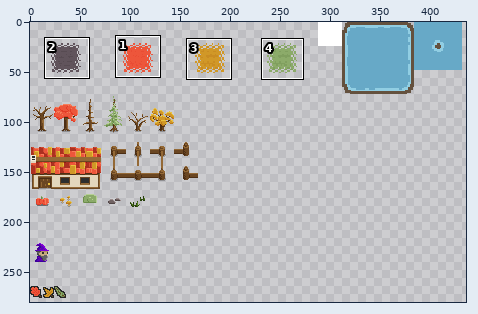
Sprite sheet, stored at assets/textures/sprites.png. Above, an overview of the earlier version with the close-up marked.
Close-up. As it was:
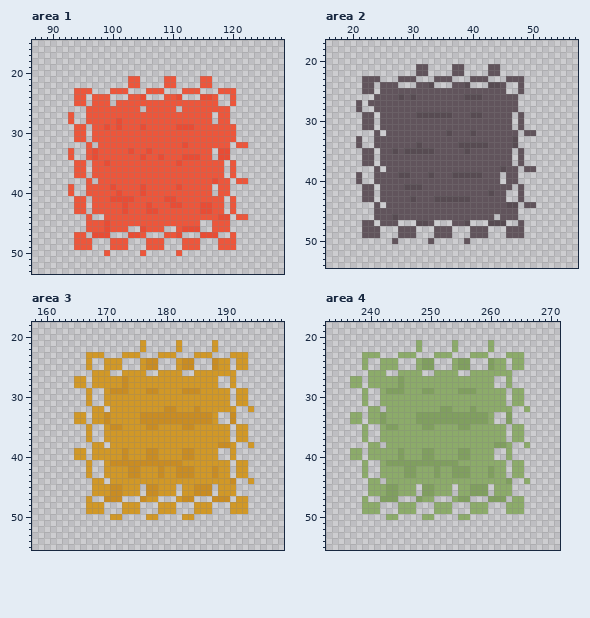
The file is 512x512 pixels. Colours within 5 levels of each other are drawn and written as one. Shown: area 1: x 87..128, y 15..53; area 2: x 16..57, y 17..54; area 3: x 158..199, y 18..55; area 4: x 233..271, y 18..55. The wide view leaves out empty margins. The commit also changed other parts of the picture, which this record leaves out.
Now the later version:
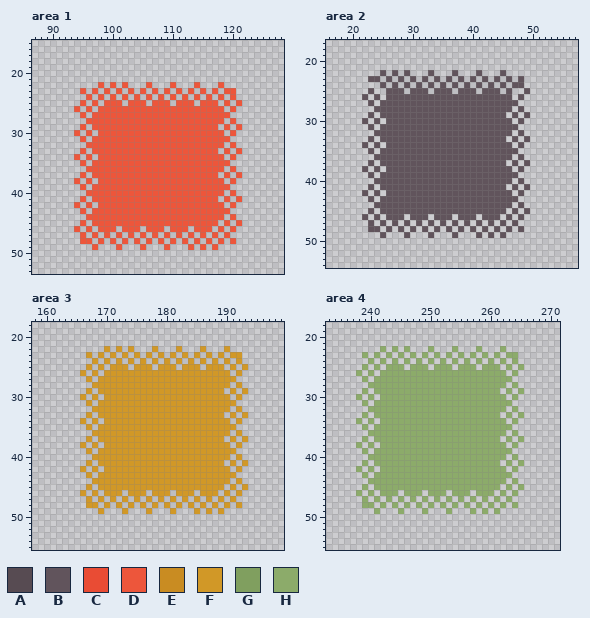
Palette (. is transparent): A #574b52  B #61545c  C #e94c34  D #ed563b  E #c98c22  F #d19827  G #809f5f  H #8cab6a
From old to new:
Changed rows in their new state; - is an unchanged pixel.
Area 1:
first column x 93:
21 ----------..----..----..------
22 -----D-D-D..-D--.----D..-D----
23 -.-.D-D.-.D-D.-.D-D.-.D-D.----
24 -..D.-.D-D.-.D-D.-.D-D.D.D----
25 -.---.-D-.---.---.---.----D.D-
26 -D--.-------D-----D-------.D--
27 .-D.--------------------D-----
28 .-------D---------------D-.D--
29 -.----D-D---D-----DDD----.-.D-
30 --.D.---------------------.---
31 -.-------------------------.--
32 ----D--------------D------.D..
33 .-D.D-----D--D----------D.D-D-
34 .D--.-------D--D---DDD--DD.D--
35 -.----D-----------D-------D.--
36 -..D--------------------------
37 -.-----------------------.D.D-
38 -D----------------------D-.D..
39 .-D.---D----D-----D-----D-----
40 .-------D---D-----------D-.D--
41 -.-----DDDD-----DD-------.D.D-
42 --.D.----D---D---DD---DD------
43 -.-------D---DD-------DD--D.--
44 ----DD-------------------D.D..
45 --D.--D---------------DD-.--D-
46 -D--.-D-.-DD.----D-D.DDD.-.D--
47 -.--D.D-D-D.--D--.D-D-D.D-D.--
48 -.---D--.--D--.--D--.--D--.---
49 -...D--.-.--D...D--.-.D-D...--
50 ------.-----.-----.-----------
Area 2:
first column x 21:
21 ----------..----..----..------
22 ----B-B-B-..B----.--B-..B-----
23 -.---B--.--B--.--B--.--B--.---
24 -..--.--B--.B-B--.B-B-B.--B---
25 -.--.---.---.---.---.---.B-.B-
26 -B--.--B-B--------BBB-----.B--
27 .--.--------------------------
28 .-------------------------.B--
29 -.--------BBBBBB---BB----.B.B-
30 --.B.-------------------------
31 -.------------------------B.--
32 ----B----------B---B------.B..
33 .-B.---------------------.B-B-
34 .B--.-----B------BBBBB----.B--
35 -.----B-BBBBB-----B-------B.--
36 -..B--------------------------
37 -.-----------------------.B.B-
38 -B----------------------B-.B..
39 .-B.---BB---B---BBBBB---B-----
40 .-----------------------B-.B--
41 -.------BBB--------------.B.B-
42 --.B.-----------------B--B----
43 -.-------B---BBBBBB------BB.--
44 ----B--------------------B.B..
45 --B.---------------------.--B-
46 -B--.-B-.---.---.---.--B.-.B--
47 -.---.--B-B.--B--.B-B-B.B-B.--
48 -.---B--.--B--.--B--.--B--.---
49 -...B--.-.--B...B--.-.B-B...--
50 ------.-----.-----.-----------
Area 3:
first column x 165:
21 -----------.-----.-----.------
22 -----F-F-F-.-F-------F-.-F----
23 ---.--F--.--F--.--F--.--F---.-
24 --.F--.--F--.F-F--.F-F-F.---.-
25 ----F.--F-F-F.FFF.FFF-FF-.F.--
26 -F--.-FF----FF----FF------.F--
27 ..F.----F---------------FF----
28 ..------F---------------FF.F--
29 ----F-FFF---FF----FFF----.F.--
30 -F.F------------------------.-
31 ----F---------------------F..-
32 -----F---------FF---F-----.F-.
33 ..F.-F-----FFFFFFFFFFFF-F-F-F-
34 .---.F-----FFFFFFFFFFFF-FF.F--
35 ----F-FF----FF----FF------F..-
36 --.FF-----------------------.-
37 ----F--------------------.F.--
38 -F--.F------------------FF.F-.
39 ..F.----F---FF----FF----FF----
40 ..------F---FF----FF----FF.F--
41 ----F-FFFFFFFFFFFF-------.F.--
42 -F.F-----FF---F--FFF---F----.-
43 ----F----FF---F--FFF---F--F..-
44 -----F--------------------.F-.
45 --F.--FF---FFF---F--FFFF-.--F-
46 -F--.-FF.--F.F--.F--.FFF.-.F--
47 ----F.F.F-F.-.F-F.F.F-F.F.F..-
48 ----.F-F.-.F-F.-.F-F.-.F-F.-.-
49 --..-----..-F-..-----.--F-...-
50 ------..----..----..----------
Area 4:
first column x 237:
21 -----------.-----.-----.------
22 -----H-H-H-.-H-------H-.-H----
23 ---.--H--.--H--.--H--.--H---.-
24 --.H--.--H--.H-H--.H-H-H.---.-
25 ----H.--H-H-H.HHH.HHH-HH-.H.--
26 -H--.-HH----HH----HH------.H--
27 ..H.----H---------------HH----
28 ..------H---------------HH.H--
29 ----H-HHH---HH----HHH----.H.--
30 -H.H------------------------.-
31 ----H---------------------H..-
32 -----H---------HH---H-----.H-.
33 ..H.-H-----HHHHHHHHHHHH-H-H-H-
34 .---.H-----HHHHHHHHHHHH-HH.H--
35 ----H-HH----HH----HH------H..-
36 --.HH-----------------------.-
37 ----H--------------------.H.--
38 -H--.H------------------HH.H-.
39 ..H.----H---HH----HH----HH----
40 ..------H---HH----HH----HH.H--
41 ----H-HHHHHHHHHHHH-------.H.--
42 -H.H-----HH---H--HHH---H----.-
43 ----H----HH---H--HHH---H--H..-
44 -----H--------------------.H-.
45 --H.--HH---HHH---H--HHHH-.--H-
46 -H--.-HH.--H.H--.H--.HHH.-.H--
47 ----H.H.H-H.-.H-H.H.H-H.H.H..-
48 ----.H-H.-.H-H.-.H-H.-.H-H.-.-
49 --..-----..-H-..-----.--H-...-
50 ------..----..----..----------
